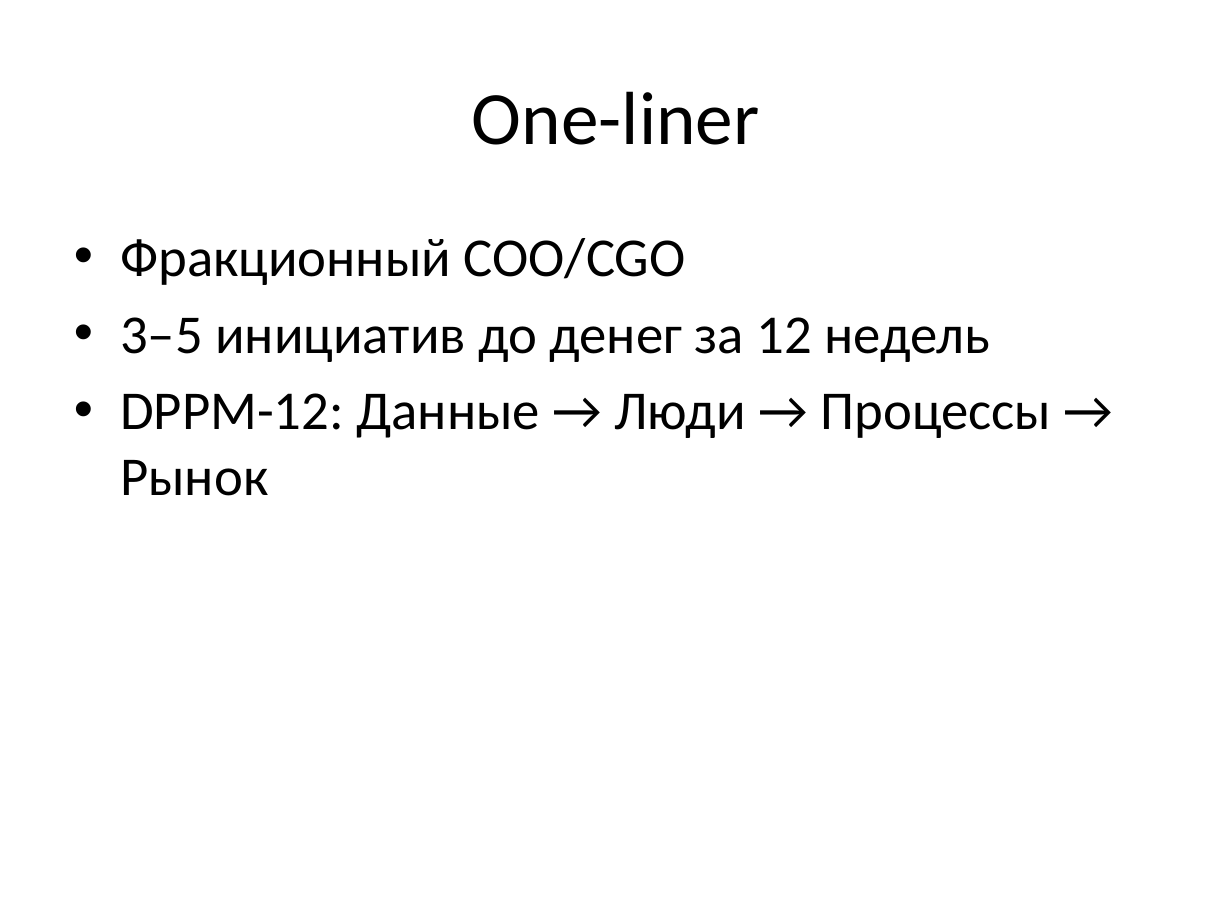
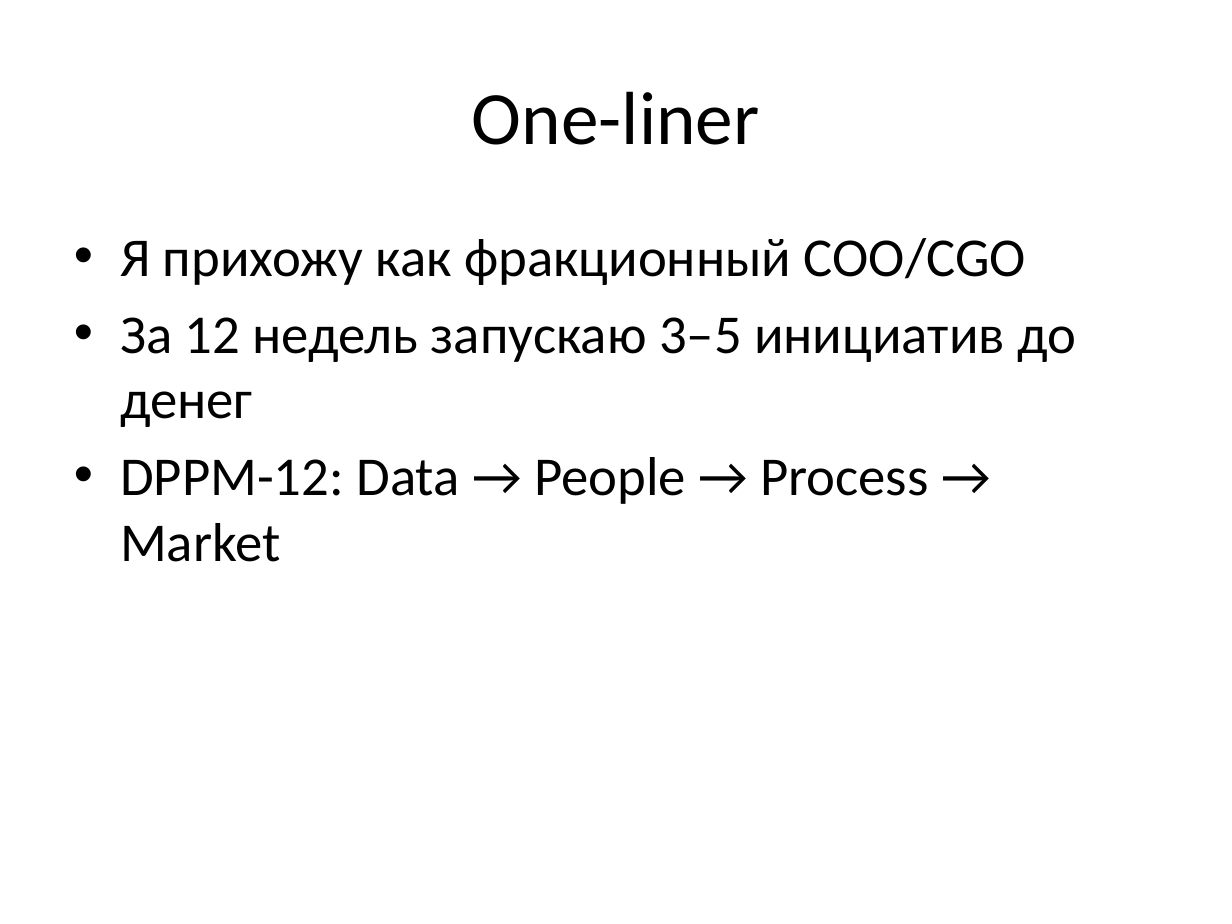
Before and after one commit to Vildia/CFG-consulting, a slide deck: slide 3 of downloads/CFG_PitchDeck.pptx. Drawn at 1232x924 pixels with LibreOffice and Linux fonts; fonts in the diff are those of the drawing. Boxes give left, top, right and bottom in pixels: in the first picture for what was removed or moved away, otherwise in the second. Text is boxed around its words. In the diff, an @@ line names an element or a change of style, - is before the commit and + after.

```diff
--- a/downloads/CFG_PitchDeck.pptx
+++ b/downloads/CFG_PitchDeck.pptx
@@ text at [120,238,1076,562]: text changed @@
-• Фракционный COO/CGO
-• 3–5 инициатив до денег за 12 недель
-• DPPM-12: Данные → Люди → Процессы → Рынок
+• Я прихожу как фракционный COO/CGO
+• За 12 недель запускаю 3–5 инициатив до денег
+• DPPM-12: Data → People → Process → Market
```
Also in this commit, not shown: 4 other slides changed, 3 slides added, 12 other files.
